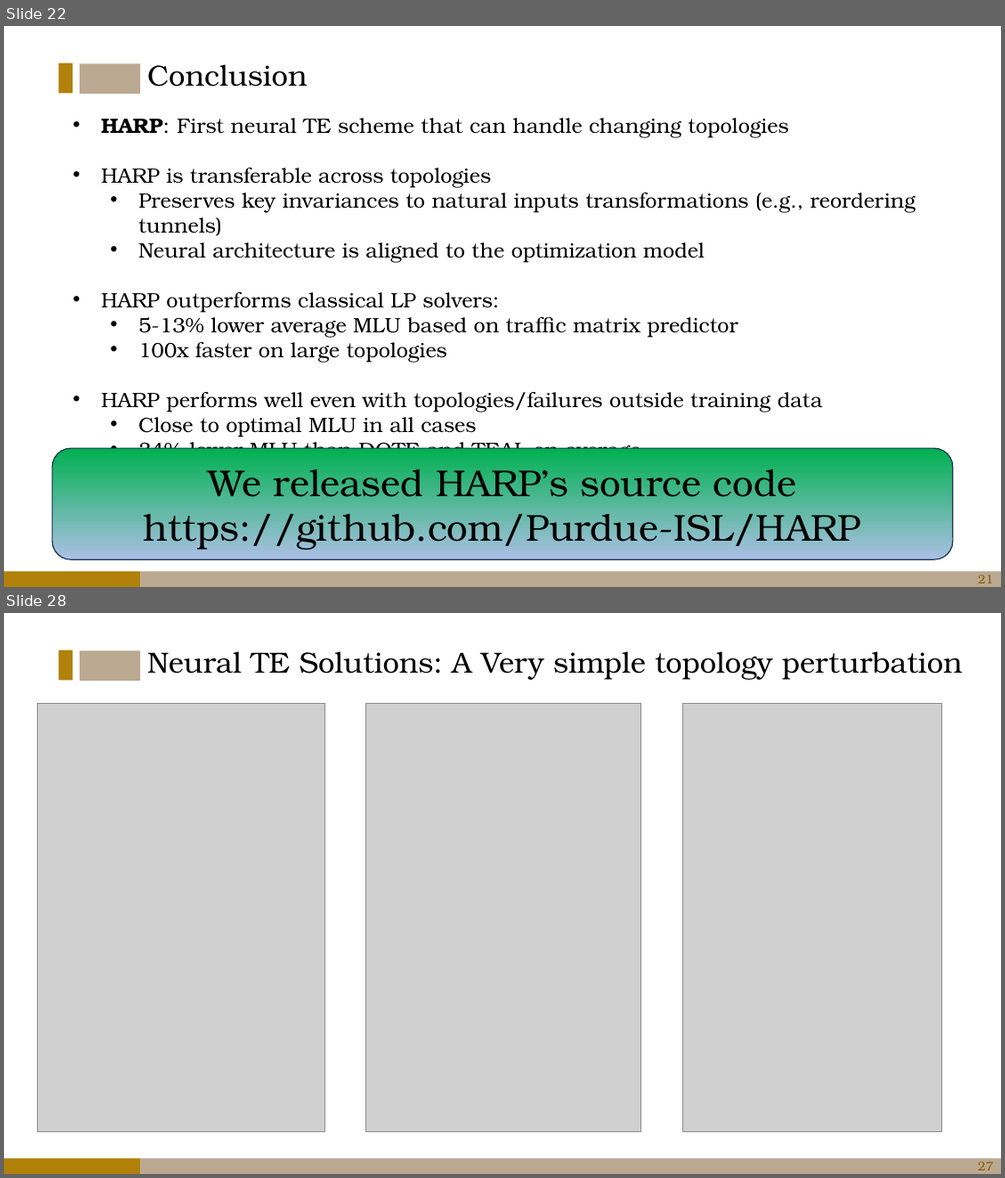
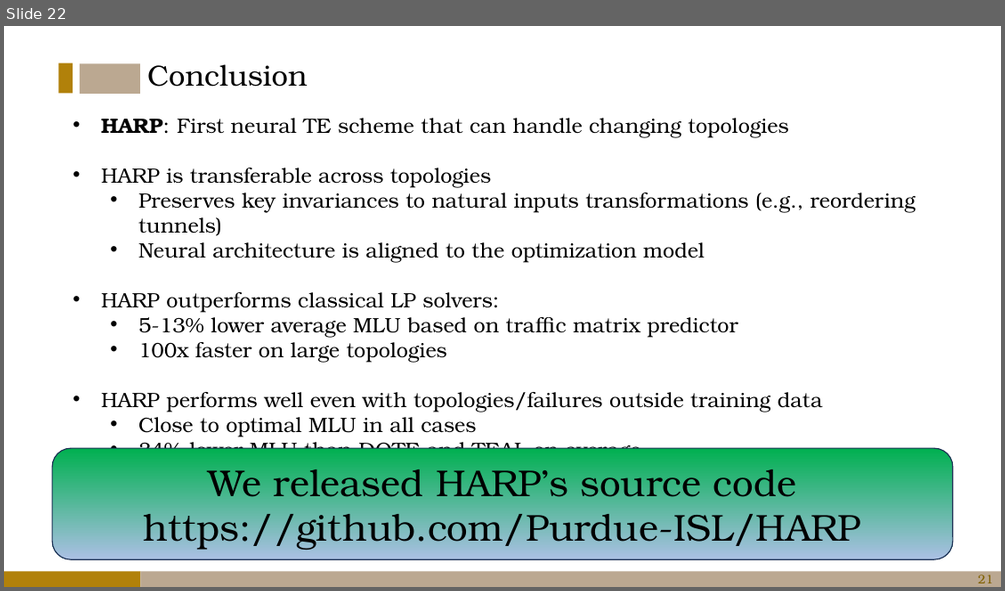
Before and after one commit to Purdue-ISL/ISL-website, a slide deck: slides/HARP-SIGCOMM-2024-Slides.pptx. Shown one above the other, each under a label of ours: slides 22 and 28 before the commit, slide 22 after it; the slides between them are not shown. The pictures are 1005x1178 and 1005x591 pixels, drawn with LibreOffice and Linux fonts; fonts in the diff are those of the drawing; grey boxes stand for pictures. Boxes give left, top, right and bottom in pixels: in the first picture for what was removed or moved away, otherwise in the second. Text is boxed around its words. In the diff, an @@ line names an element or a change of style, - is before the commit and + after.

```diff
--- a/slides/HARP-SIGCOMM-2024-Slides.pptx
+++ b/slides/HARP-SIGCOMM-2024-Slides.pptx
@@ slide 28 removed at (4, 613, 1001, 1174), background #FFFFFF; not listed: 4 template elements that a slide beside it also shows @@
@@ text removed at (147, 651, 963, 680) @@
-Neural TE Solutions: A Very simple topology perturbation
@@ picture removed at (38, 704, 324, 1132) @@
@@ picture removed at (366, 703, 641, 1131) @@
@@ picture removed at (683, 704, 942, 1132) @@
@@ page number removed at (978, 1161, 993, 1170) @@
-27
```
Also in this commit, not shown: 5 other slides removed, 32 other files.
